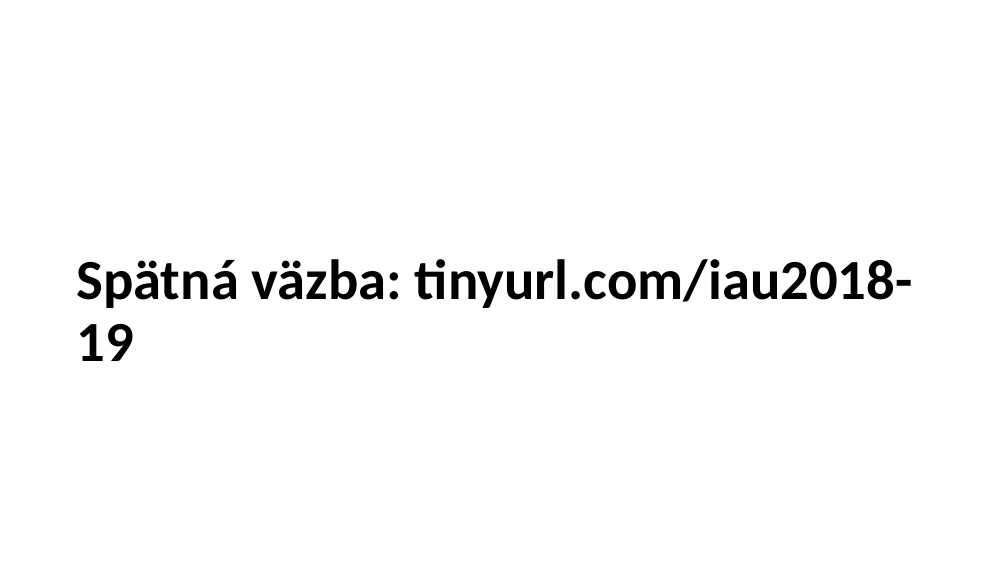
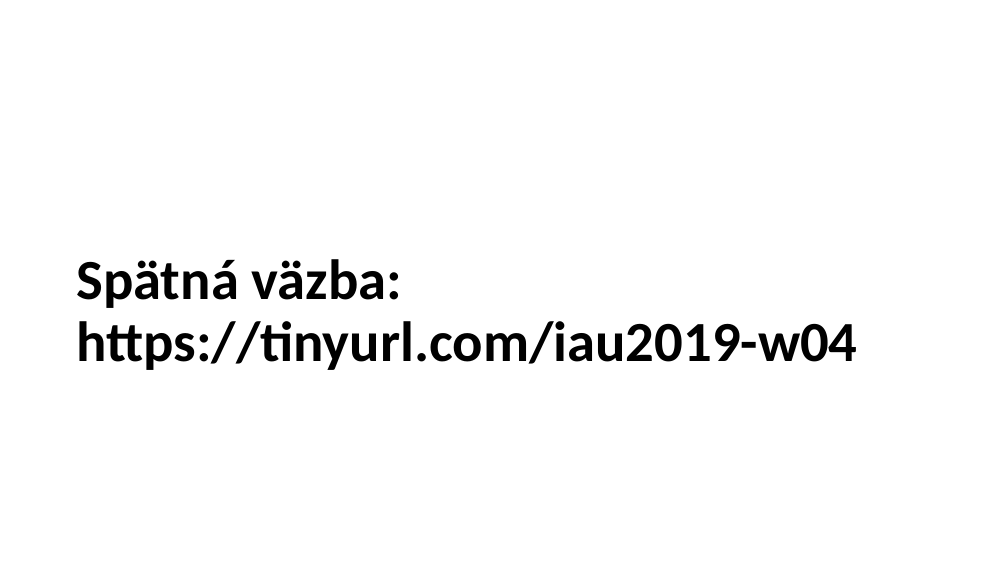
Before and after one commit to robom/IAU-2019-2020, a slide deck: slide 29 of prednasky/04/Získavanie a prepájanie dát.pptx (slide 31 before the commit). Drawn at 1008x567 pixels with LibreOffice and Linux fonts; fonts in the diff are those of the drawing. Boxes give left, top, right and bottom in pixels: in the first picture for what was removed or moved away, otherwise in the second. Text is boxed around its words. In the diff, an @@ line names an element or a change of style, - is before the commit and + after.

```diff
--- a/prednasky/04/Získavanie a prepájanie dát.pptx
+++ b/prednasky/04/Získavanie a prepájanie dát.pptx
@@ title at <box>76,259,857,370</box>: text changed @@
-Spätná väzba: tinyurl.com/iau2018-19
+Spätná väzba: https://tinyurl.com/iau2019-w04
```
Also in this commit, not shown: 2 slides removed, 1 other file.
